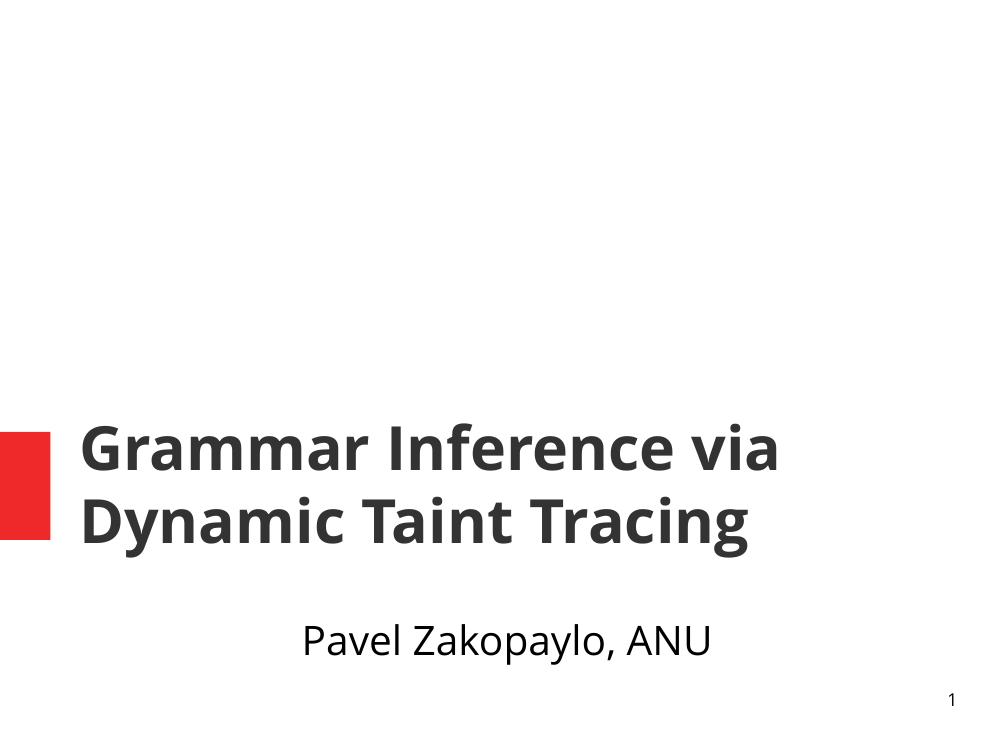
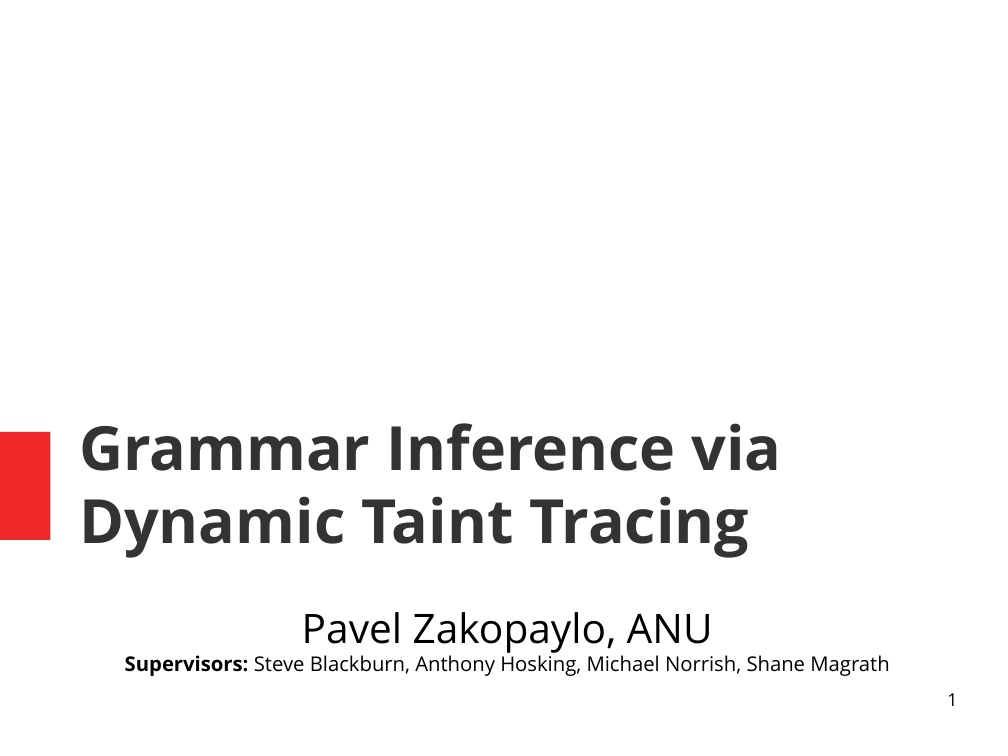
Before and after one commit to Pavlos1/GRTrace, a slide deck: slide 1 of papers/presentation.odp. Drawn at 1008x756 pixels with LibreOffice and Linux fonts; fonts in the diff are those of the drawing. Boxes give left, top, right and bottom in pixels: in the first picture for what was removed or moved away, otherwise in the second. Text is boxed around its words. In the diff, an @@ line names an element or a change of style, - is before the commit and + after.

```diff
--- a/papers/presentation.odp
+++ b/papers/presentation.odp
@@ subtitle at (125, 652, 889, 676): paragraph added @@
+Supervisors: Steve Blackburn, Anthony Hosking, Michael Norrish, Shane Magrath
```
Also in this commit, not shown: 5 other slides changed, 3 other files.
